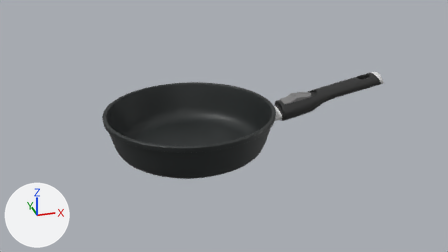
The Blender file blender/litaya_grey-btn_26_59026.blend as it was, and as the next commit left it.
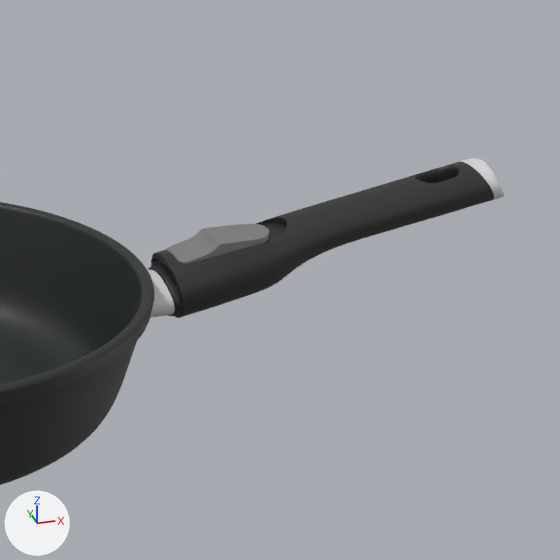
There are two pictures of each version: one from the file's camera 'Camera', one close up on the part from 51% to 90% of the width and 9% to 78% of the height. The lights are fixed; the arrows at lower left show +X, +Y and +Z.

Objects in the first close-up: 'handle_armada.001', 'root_handle_rp.000', 'traditional_d26'.
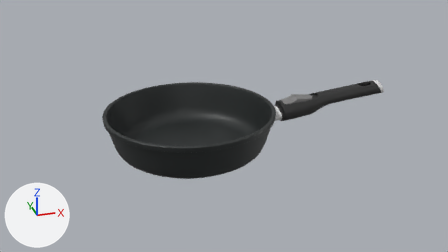
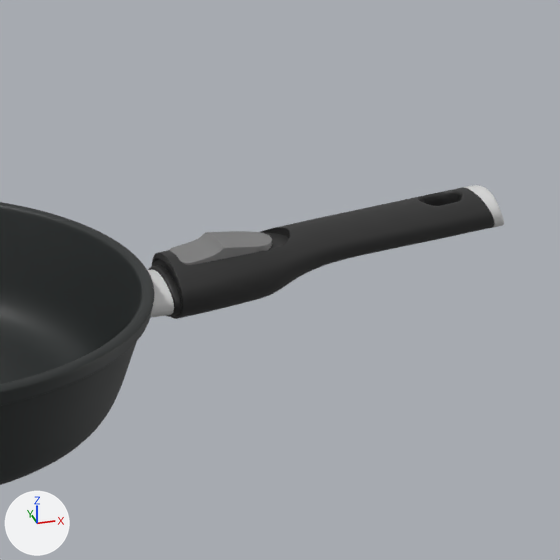
Commit message: change angle handle armada

Location of each change, (x1, y1, x2, y2) in pixels of the close-ups (560 x 560 px):
'handle_armada.001', moved, turned
    before: (148, 158, 504, 318)
    after: (148, 185, 504, 319)

The change in detail:
Object 'handle_armada.001' (ob_handle_armada_001) moves from (1.447, 0.0, 0.465) to (1.445, 0.0, 0.466).
Object 'handle_armada.001' (ob_handle_armada_001) turns from (0, 0, -90) to (-4.9, 0, -90) degrees about x, y and z.
